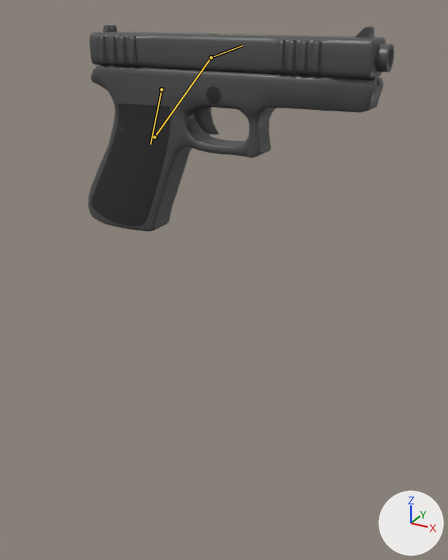
An edit to the Blender file SourceAssets/Weapons/ELPistol/ELPistol.blend, drawn before and after from the same camera.
Both versions are drawn from a 50 mm camera at (4.75, -6.8, 1.57) aimed at (0.59, 0.76, -2.22). Every picture has the same lights, and +X, +Y and +Z are marked at lower right. The older version comes first. The bones that bend it are drawn over the model as lines.
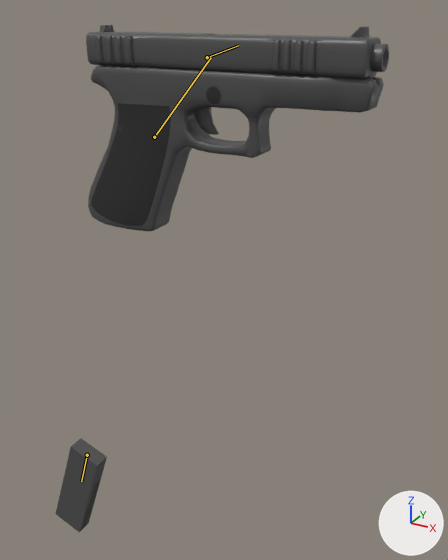
The newer file adds an action. The first version stands in its rest pose; the second is drawn at frame 9 of the action 'ArmatureAction.001'.

The edits, one by one:
Bone 'Bone.001' (bone_bone_001) moves from (0.0, 0.0, 0.0) to (0.017, -0.049, 0.0).
Bone 'Bone.002' (bone_bone_002) moves from (0.0, 0.0, 0.0) to (0.0, 6.834, 0.0).

Where the change shows, as pixel boxes [x1, y1, x2, y2] in the pictures (448 x 560 px):
'Cube', posed (9% wider, 145% taller)
    before: [88, 25, 394, 231]
    after: [56, 25, 389, 532]
bone 'Bone.001', root to tip
    before: (211, 57) to (242, 45)
    after: (207, 57) to (238, 45)
bone 'Bone.002', root to tip
    before: (161, 89) to (150, 144)
    after: (87, 455) to (81, 481)
